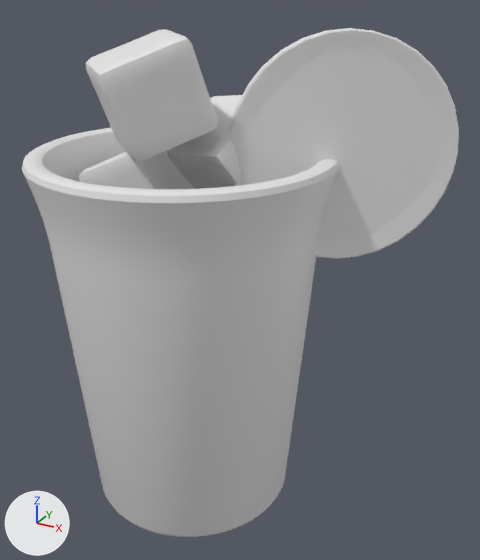
An edit to the OBJ model public/assets/drink-baked/blog0035.obj, drawn before and after from the same camera.
One viewpoint serves both versions: a camera (50 mm lens) standing at (3.42, -5.13, 5.08) and looking at (0.54, 0.1, 2.47). Lighting does not change. The marker at lower left points along +X, +Y and +Z. The older version comes first. Where no turn or scale is listed for an object, it has been applied to the vertices.
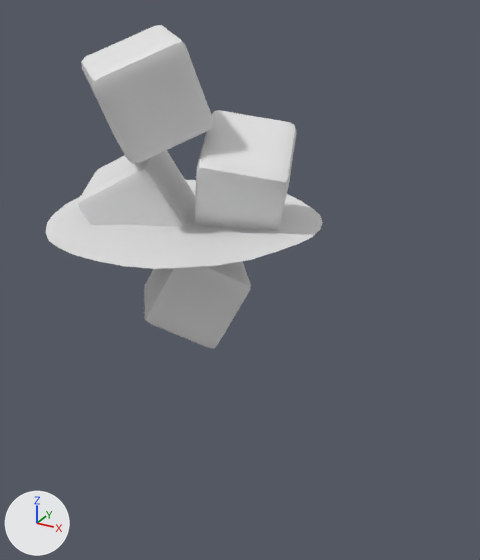
Changed parts and their boxes (x1, y1, x2, y2) in the pictures (480 x 560 px; the box of a moved part takes in the faces that stretch with it):
'Cylinder', deleted: before (22, 128, 339, 537)
'Circle.001', deleted: before (230, 28, 459, 259)
'Cube.003', reshaped: before (86, 29, 217, 162); after (81, 25, 213, 164)
'Cube.002', reshaped: before (167, 95, 242, 189); after (194, 110, 297, 230)
'Cube.001', reshaped: before (79, 150, 194, 189); after (78, 150, 195, 226)
part 1 of me_cube, moved or reshaped (not visible before): after (144, 261, 251, 348)
part 5 of me_plane, moved or reshaped (not visible before): after (45, 180, 323, 269)

The change, as a diff of the scene's bpy script:
```diff
--- a/public/assets/drink-baked/blog0035.obj.py
+++ b/public/assets/drink-baked/blog0035.obj.py
@@ me_cube @@
 # used by ob_cube; location = (0.0, 0.0, 0.0)
-me_cube.from_pydata(...)  # 386 vertices, 384 faces; spans x -0.627..0.651, y -0.625..0.62, z 1.797..2.881
+me_cube.from_pydata(...)  # 386 vertices, 384 faces; spans x -0.569..0.685, y -0.556..0.637, z 1.783..2.831
+# me_cube part 1: the whole mesh is multiplied about its middle by the matrix ((-0.955, -0.293, 0.043), (-0.057, 0.325, 0.944), (-0.291, 0.899, -0.328)), then moved by (0.046, 0.043, -0.032)
@@ me_cube_001 @@
 # used by ob_cube_001; location = (0.0, 0.0, 0.0)
-me_cube_001.from_pydata(...)  # 386 vertices, 384 faces; spans x -1.031..0.025, y -0.417..0.477, z 2.743..3.759
+me_cube_001.from_pydata(...)  # 386 vertices, 384 faces; spans x -1.052..0.15, y -0.671..0.463, z 2.612..3.729
+# me_cube_001 part 2: the whole mesh is multiplied about its middle by the matrix ((0.943, -0.331, -0.036), (0.323, 0.935, -0.15), (0.083, 0.13, 0.988)), then moved by (0.052, -0.134, -0.08)
@@ me_cube_002 @@
 # used by ob_cube_002; location = (0.0, 0.0, 0.0)
-me_cube_002.from_pydata(...)  # 386 vertices, 384 faces; spans x -0.165..0.902, y -0.284..0.933, z 3.073..4.216
+me_cube_002.from_pydata(...)  # 386 vertices, 384 faces; spans x -0.005..1.115, y -0.438..0.767, z 2.939..4.065
+# me_cube_002 part 3: the whole mesh is multiplied about its middle by the matrix ((0.558, 0.749, 0.357), (-0.542, 0.004, 0.841), (0.628, -0.662, 0.408)), then moved by (0.186, -0.16, -0.143)
@@ me_cube_003 @@
 # used by ob_cube_003; location = (0.0, 0.0, 0.0)
-me_cube_003.from_pydata(...)  # 386 vertices, 384 faces; spans x -0.653..0.525, y -0.976..0.235, z 3.758..4.752
+me_cube_003.from_pydata(...)  # 386 vertices, 384 faces; spans x -0.683..0.486, y -1.001..0.238, z 3.733..4.788
+# me_cube_003 part 4: the whole mesh is multiplied about its middle by the matrix ((0.999, 0.019, 0.032), (-0.016, 0.997, -0.081), (-0.034, 0.081, 0.996)), then moved by (-0.035, -0.011, 0.005)
@@ me_plane @@
 # used by ob_plane; location = (0.0, 0.0, 0.0)
-me_plane.from_pydata(...)  # 250 vertices, 70 faces; spans x -1.31..1.31, y -1.31..1.31, z 3.03..3.1
+me_plane.from_pydata(...)  # 226 vertices, 167 faces; spans x -1.31..1.31, y -1.31..1.31, z 3.03..3.1
+# me_plane part 5: 2 vertices moved within x -0.5..0.5, y -1.21..1.21, z 3.06; 194 vertices removed from x -1.31..1.31, y -1.31..1.31, z 3.03..3.1; 170 vertices added at x -1.31..1.31, y -1.31..1.31, z 3.03..3.09
@@ ob_circle_001 @@
-ob_circle_001 = bpy.data.objects.new('Circle.001', me_circle_001)
-ob_circle_001.location = (0.0, 0.0, 0.0)
@@ ob_cylinder @@
-ob_cylinder = bpy.data.objects.new('Cylinder', me_cylinder)
-ob_cylinder.location = (0.0, 0.0, 0.0)
```
